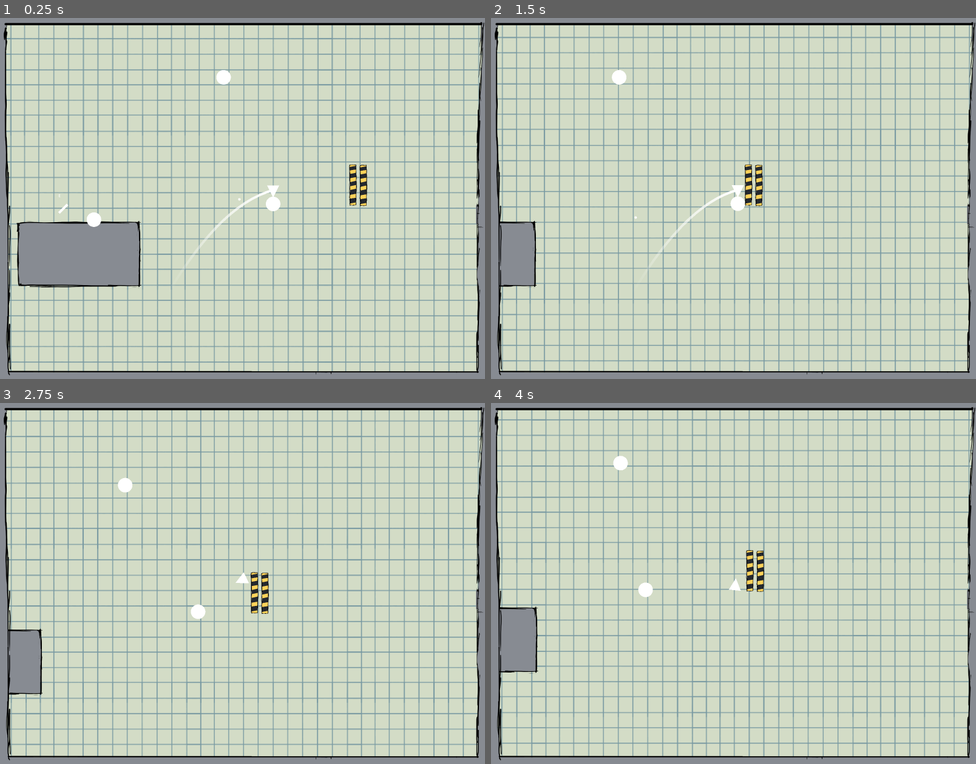
Above: before the commit, frames 1-4 (two rows, left to right).
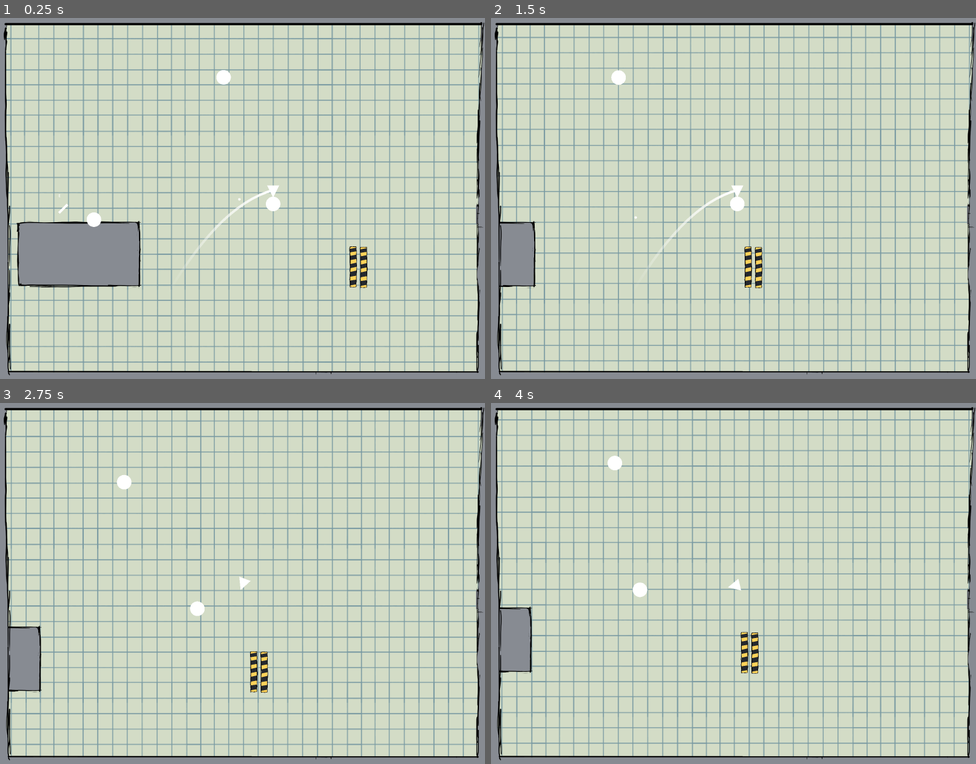
Above: after the commit, the same moments.

Repository: Indigo-Hawk/UBGJ-Project
Game: Godot game, scene res://test.tscn
Two runs of this game, one before a commit and one after it. Both use one fixed random seed, a clock stepped at 60 frames per second and the inputs below.
Inputs (mouse positions are in pixels of both pictures, inside the frame that each line leads up to):
- Up to frame 1 (0.25 s): no input
- Up to frame 2 (1.5 s): move the mouse to (840, 180) at 0.52 s; hold D (RIGHT) from 0.53 s (still down); tap Space (ACTION) at 0.6, 1.35 s; move the mouse to (636, 216) at 1.27 s
- Up to frame 3 (2.75 s): move the mouse to (291, 504) at 2.02 s; release D (RIGHT) at 2.03 s; hold A (LEFT) from 2.03 s (still down); tap E (INTERACT) at 2.1 s; tap Space (ACTION) at 2.3 s
- Up to frame 4 (4 s): move the mouse to (709, 655) at 2.77 s; release A (LEFT) at 2.78 s; hold D (RIGHT) from 2.78 s (still down); tap Space (ACTION) at 2.85, 3.6 s; move the mouse to (879, 637) at 3.52 s

The runs differ from the first frame. In frame 1, 0.7% of the frame differs, in the area x 71-76%, y 40-75%; in frame 2, 0.9%; in frame 3, 1.1%; in frame 4, 1.2%, in the area x 1-57%, y 14-75%.

Commit message:
fixed some scene transision stuff

Diff:
--- a/Components/Door/door.gd
+++ b/Components/Door/door.gd
@@ -3,9 +3,9 @@
 
 func Open() -> void:
 	$CollisionShape2D.call_deferred("set_disabled",true)
-	$MeshInstance2D.visible = false
+	$Platforms.visible = false
 
 
 func Close() -> void:
 	$CollisionShape2D.call_deferred("set_disabled",false)
-	$MeshInstance2D.visible = true
+	$Platforms.visible = true
--- a/Components/EndZone/end_zone.gd
+++ b/Components/EndZone/end_zone.gd
@@ -5,5 +5,6 @@
 
 func _on_body_entered(body: Node2D) -> void:
 	if body is Head:
-		get_tree().call_deferred("change_scene_to_file",NextLevel)
+		Globals.changeScenes(NextLevel)
+		#get_tree().call_deferred("change_scene_to_file",NextLevel)
 		#get_tree().change_scene_to_file(NextLevel)
--- a/Components/Switch/Switch.tscn
+++ b/Components/Switch/Switch.tscn
@@ -18,7 +18,6 @@
 
 [node name="Node2D" type="Node2D" parent="."]
 rotation = 0.785398
-scale = Vector2(1, 1)
 
 [node name="MeshInstance2D" type="MeshInstance2D" parent="Node2D"]
 position = Vector2(0, -20)
--- a/Components/UI/main_menu.tscn
+++ b/Components/UI/main_menu.tscn
@@ -1,6 +1,7 @@
-[gd_scene load_steps=2 format=3 uid="uid://bhyiet2epxdbu"]
+[gd_scene load_steps=3 format=3 uid="uid://bhyiet2epxdbu"]
 
 [ext_resource type="Script" uid="uid://cnj6wehhp10af" path="res://Components/UI/main_menu.gd" id="1_crcef"]
+[ext_resource type="PackedScene" uid="uid://cr0xdlvoi8kvu" path="res://main_camera.tscn" id="2_4h3tf"]
 
 [node name="MainMenu" type="Control"]
 layout_mode = 3
@@ -13,27 +14,33 @@
 
 [node name="Button" type="Button" parent="."]
 layout_mode = 0
-offset_left = 575.0
-offset_top = 284.0
-offset_right = 621.0
-offset_bottom = 315.0
+offset_left = 50.0
+offset_top = 70.0
+offset_right = 96.0
+offset_bottom = 101.0
+scale = Vector2(2, 2)
 text = "Start"
 
 [node name="Button2" type="Button" parent="."]
 layout_mode = 0
-offset_left = 577.0
-offset_top = 326.0
-offset_right = 623.0
-offset_bottom = 357.0
+offset_left = 49.0
+offset_top = 152.0
+offset_right = 95.0
+offset_bottom = 183.0
+scale = Vector2(2, 2)
 text = "Quit"
 
 [node name="Label" type="Label" parent="."]
+texture_filter = 1
 layout_mode = 0
-offset_left = 447.0
-offset_top = 152.0
-offset_right = 487.0
-offset_bottom = 175.0
+offset_left = -265.0
+offset_top = -285.0
+offset_right = -219.0
+offset_bottom = -262.0
+scale = Vector2(10, 10)
 text = "Game"
+
+[node name="MainCamera" parent="." instance=ExtResource("2_4h3tf")]
 
 [connection signal="button_up" from="Button" to="." method="_on_button_button_up"]
 [connection signal="button_up" from="Button2" to="." method="_on_button_2_button_up"]
--- a/Globals.gd
+++ b/Globals.gd
@@ -1,4 +1,18 @@
 extends Node
 
+var head:Head = null
+var PlayerPos:Vector2 = Vector2.ZERO
 
-var PlayerPos:Vector2 = Vector2.ZERO
+
+
+
+func changeScenes(FileName:String) ->void:
+	get_tree().call_deferred("change_scene_to_file",FileName)
+	call_deferred("_resetPos")
+	if head != null:
+		head.queue_free()
+
+
+func _resetPos() -> void:
+	PlayerPos = Vector2.ZERO
+	print(PlayerPos)
--- a/launcher.gd
+++ b/launcher.gd
@@ -20,6 +20,7 @@
 	newHead.global_position = global_position
 	newHead.linear_velocity = LaunchStrength * global_position.direction_to(get_global_mouse_position())
 	get_tree().root.add_child(newHead)
+	Globals.head = newHead
 
 
 func _updateLine() -> void:
--- a/test.tscn
+++ b/test.tscn
@@ -81,10 +81,10 @@
 position = Vector2(1014, -131)
 
 [node name="Door" parent="." instance=ExtResource("3_ppyta")]
-position = Vector2(1547, 366)
+position = Vector2(1548, 704)
 
 [node name="Door2" parent="." instance=ExtResource("3_ppyta")]
-position = Vector2(1590, 368)
+position = Vector2(1591, 706)
 
 [node name="PressurePad" parent="." instance=ExtResource("4_ykrsh")]
 position = Vector2(1181, -73)
